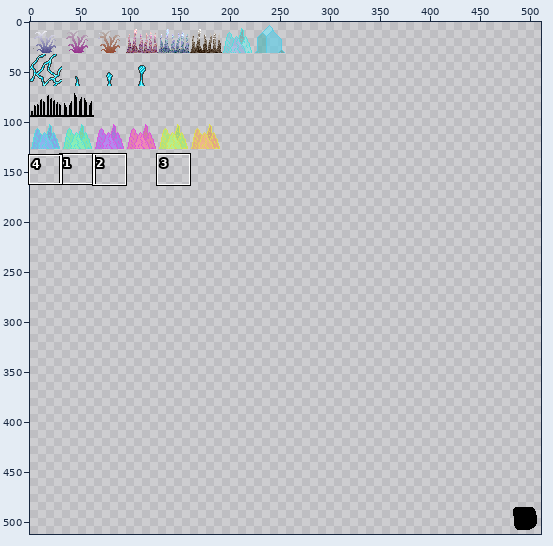
Sprite sheet -- netclient/media/sprites/mech/mech_00.png. The picture above shows the old version from afar; the outline marks the close-up.
Close-up. The starting point:
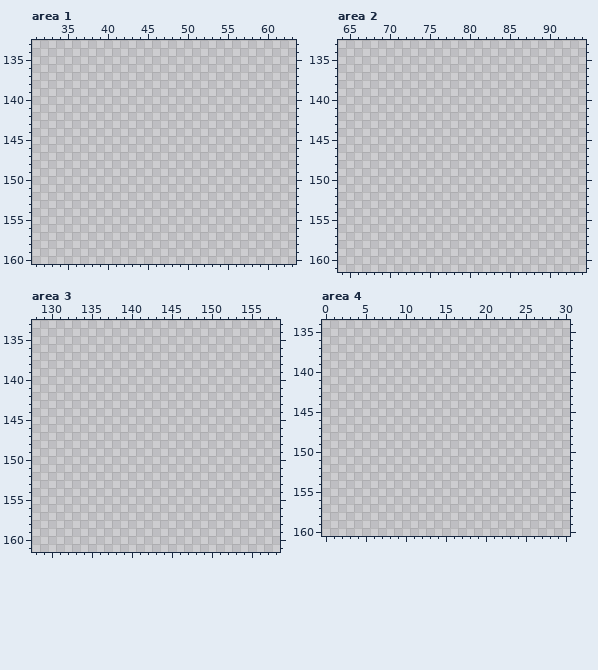
The file is 512x512 pixels. Pixels under 10% opacity are left out. Colours within 5 levels of each other are drawn and written as one. Shown: area 1: x 31..63, y 133..160; area 2: x 64..94, y 133..161; area 3: x 128..158, y 133..161; area 4: x 0..30, y 134..160. The wide view leaves out empty margins. The commit also changed other parts of the picture, which this record leaves out.
Palette (. is transparent): 
After the commit:
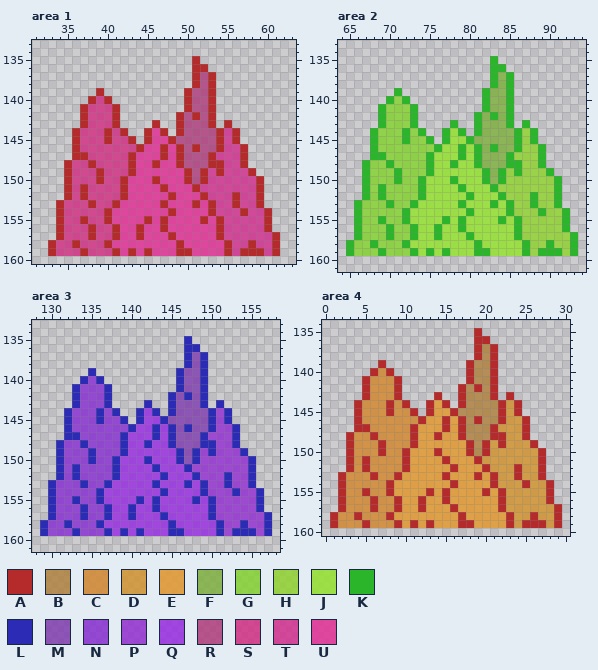
Colours new in this view: A #b52b2b  B #b0803cd3  C #d3872dd3  D #d3932dd3  E #e3982dd6  F #7db03cd3  G #83d32dd3  H #8fd32dd3  J #94e32dd6  K #2bb52b  L #2b2bb5  M #803cb0d3  N #872dd3d3  P #932dd3d3  Q #982de3d6  R #b03c7dd3  S #d32d83d3  T #d32d8fd3  U #e32d94d6
Difference:
Changed rows in their new state; - is an unchanged pixel.
Area 1:
first column x 33:
135 ------------------A----------
136 ------------------AA---------
137 ------------------ARA--------
138 ------------------ARA--------
139 ------A----------ARRA--------
140 -----ASA---------ARRA--------
141 ----ASSSA--------ARRA--------
142 ----ASSSA-------ARARA--------
143 ----ASSSA----A--ARRRA-A------
144 ---ASSSASA--AUA-ARRRRATA-----
145 ---ASSSASSA-AUUARRRRRATA-----
146 ---ASSSSSSSAUUAUARARRATTA----
147 ---AASSSSSAUUUAUARRRATTTA----
148 --ASSASSSSAUUAUUARRRAATTA----
149 --ASSSASSSAUUUUUUARATATTTA---
150 --ASSSASSAUUUAUUUARATTTTTTA--
151 --ASASSSSAUUUUAUUUATTTTTTTA--
152 --ASASSSSAUUUUUAUUUATTTATTA--
153 -ASSSASSAUUUUUAUUUAUATTATTA--
154 -ASSSSSAUUUUUUUAUUUUATTTATTA-
155 -ASSASSAUUUUAUAUUUUAUATTTTTA-
156 -ASSSASSAUUAUUAUUUUUUATTTTTA-
157 -ASSSASSAUUAUUUAUUUUUATTTTTTA
158 ASSASSSAUUUUUUUUAUUUUUATTATTA
159 ASSSASSSAUAUAUUUAAUUUUATAAATA
Area 2:
first column x 65:
135 ------------------K----------
136 ------------------KK---------
137 ------------------KFK--------
138 ------------------KFK--------
139 ------K----------KFFK--------
140 -----KGK---------KFFK--------
141 ----KGGGK--------KFFK--------
142 ----KGGGK-------KFKFK--------
143 ----KGGGK----K--KFFFK-K------
144 ---KGGGKGK--KJK-KFFFFKHK-----
145 ---KGGGKGGK-KJJKFFFFFKHK-----
146 ---KGGGGGGGKJJKJKFKFFKHHK----
147 ---KKGGGGGKJJJKJKFFFKHHHK----
148 --KGGKGGGGKJJKJJKFFFKKHHK----
149 --KGGGKGGGKJJJJJJKFKHKHHHK---
150 --KGGGKGGKJJJKJJJKFKHHHHHHK--
151 --KGKGGGGKJJJJKJJJKHHHHHHHK--
152 --KGKGGGGKJJJJJKJJJKHHHKHHK--
153 -KGGGKGGKJJJJJKJJJKJKHHKHHK--
154 -KGGGGGKJJJJJJJKJJJJKHHHKHHK-
155 -KGGKGGKJJJJKJKJJJJKJKHHHHHK-
156 -KGGGKGGKJJKJJKJJJJJJKHHHHHK-
157 -KGGGKGGKJJKJJJKJJJJJKHHHHHHK
158 KGGKGGGKJJJJJJJJKJJJJJKHHKHHK
159 KGGGKGGGKJKJKJJJKKJJJJKHKKKHK
Area 3:
first column x 129:
135 ------------------L----------
136 ------------------LL---------
137 ------------------LML--------
138 ------------------LML--------
139 ------L----------LMML--------
140 -----LNL---------LMML--------
141 ----LNNNL--------LMML--------
142 ----LNNNL-------LMLML--------
143 ----LNNNL----L--LMMML-L------
144 ---LNNNLNL--LQL-LMMMMLPL-----
145 ---LNNNLNNL-LQQLMMMMMLPL-----
146 ---LNNNNNNNLQQLQLMLMMLPPL----
147 ---LLNNNNNLQQQLQLMMMLPPPL----
148 --LNNLNNNNLQQLQQLMMMLLPPL----
149 --LNNNLNNNLQQQQQQLMLPLPPPL---
150 --LNNNLNNLQQQLQQQLMLPPPPPPL--
151 --LNLNNNNLQQQQLQQQLPPPPPPPL--
152 --LNLNNNNLQQQQQLQQQLPPPLPPL--
153 -LNNNLNNLQQQQQLQQQLQLPPLPPL--
154 -LNNNNNLQQQQQQQLQQQQLPPPLPPL-
155 -LNNLNNLQQQQLQLQQQQLQLPPPPPL-
156 -LNNNLNNLQQLQQLQQQQQQLPPPPPL-
157 -LNNNLNNLQQLQQQLQQQQQLPPPPPPL
158 LNNLNNNLQQQQQQQQLQQQQQLPPLPPL
159 LNNNLNNNLQLQLQQQLLQQQQLPLLLPL
Area 4:
first column x 1:
135 ------------------A----------
136 ------------------AA---------
137 ------------------ABA--------
138 ------------------ABA--------
139 ------A----------ABBA--------
140 -----ACA---------ABBA--------
141 ----ACCCA--------ABBA--------
142 ----ACCCA-------ABABA--------
143 ----ACCCA----A--ABBBA-A------
144 ---ACCCACA--AEA-ABBBBADA-----
145 ---ACCCACCA-AEEABBBBBADA-----
146 ---ACCCCCCCAEEAEABABBADDA----
147 ---AACCCCCAEEEAEABBBADDDA----
148 --ACCACCCCAEEAEEABBBAADDA----
149 --ACCCACCCAEEEEEEABADADDDA---
150 --ACCCACCAEEEAEEEABADDDDDDA--
151 --ACACCCCAEEEEAEEEADDDDDDDA--
152 --ACACCCCAEEEEEAEEEADDDADDA--
153 -ACCCACCAEEEEEAEEEAEADDADDA--
154 -ACCCCCAEEEEEEEAEEEEADDDADDA-
155 -ACCACCAEEEEAEAEEEEAEADDDDDA-
156 -ACCCACCAEEAEEAEEEEEEADDDDDA-
157 -ACCCACCAEEAEEEAEEEEEADDDDDDA
158 ACCACCCAEEEEEEEEAEEEEEADDADDA
159 ACCCACCCAEAEAEEEAAEEEEADAAADA
